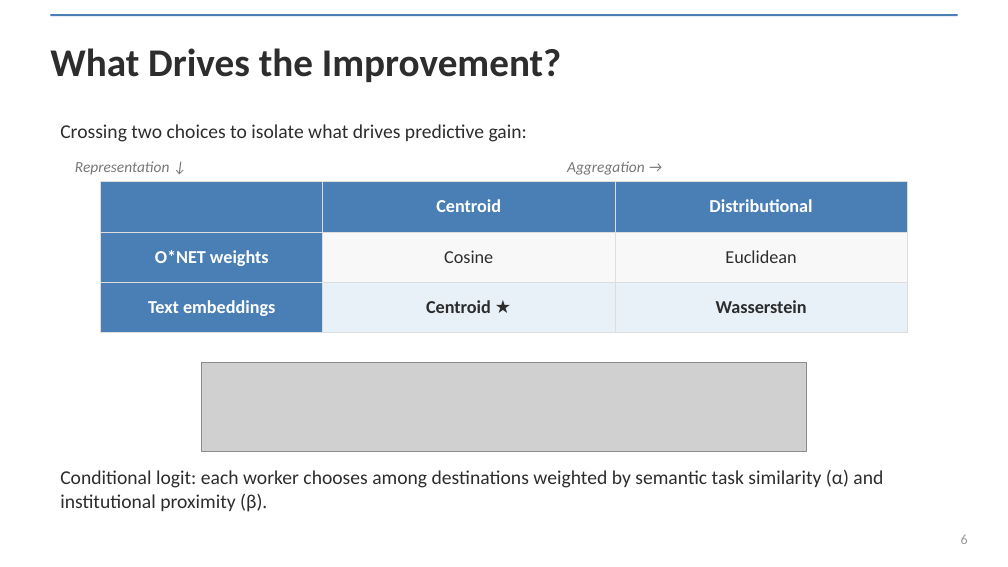
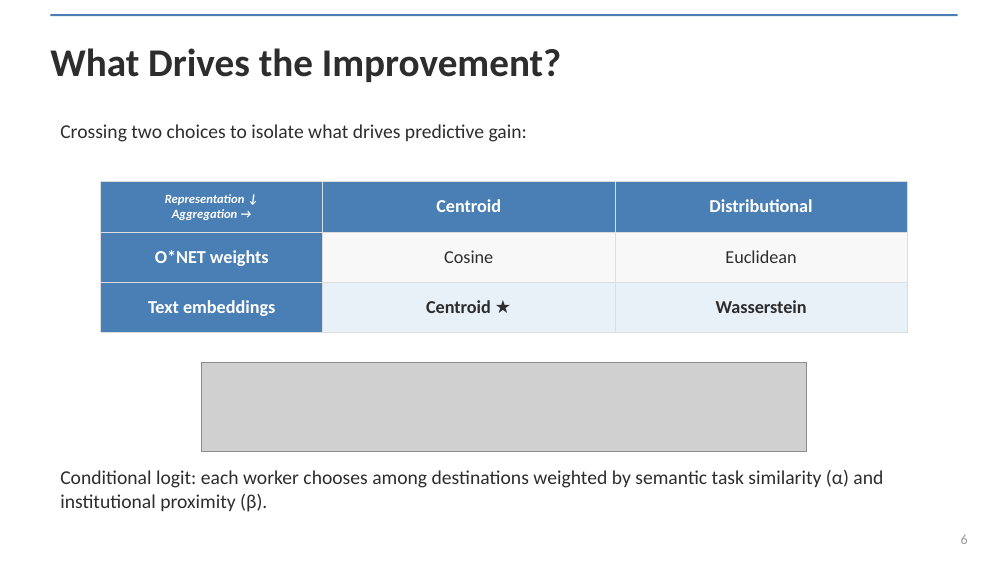
Before and after one commit to spencer2718/task-space-model, a slide deck: slide 6 of writing/presentation/task_embeddings_deck.pptx. Drawn at 1008x567 pixels with LibreOffice and Linux fonts; fonts in the diff are those of the drawing; grey boxes stand for pictures. Boxes give left, top, right and bottom in pixels: in the first picture for what was removed or moved away, otherwise in the second. Text is boxed around its words. In the diff, an @@ line names an element or a change of style, - is before the commit and + after.

```diff
--- a/writing/presentation/task_embeddings_deck.pptx
+++ b/writing/presentation/task_embeddings_deck.pptx
@@ text removed at (75,161,169,175) @@
-Representation ↓
@@ text removed at (567,161,645,175) @@
-Aggregation →
@@ table at (101,181,907,363) @@
-row 1, column 1: 
+row 1, column 1: Representation ↓ / Aggregation →
```
Also in this commit, not shown: 1 other file.
